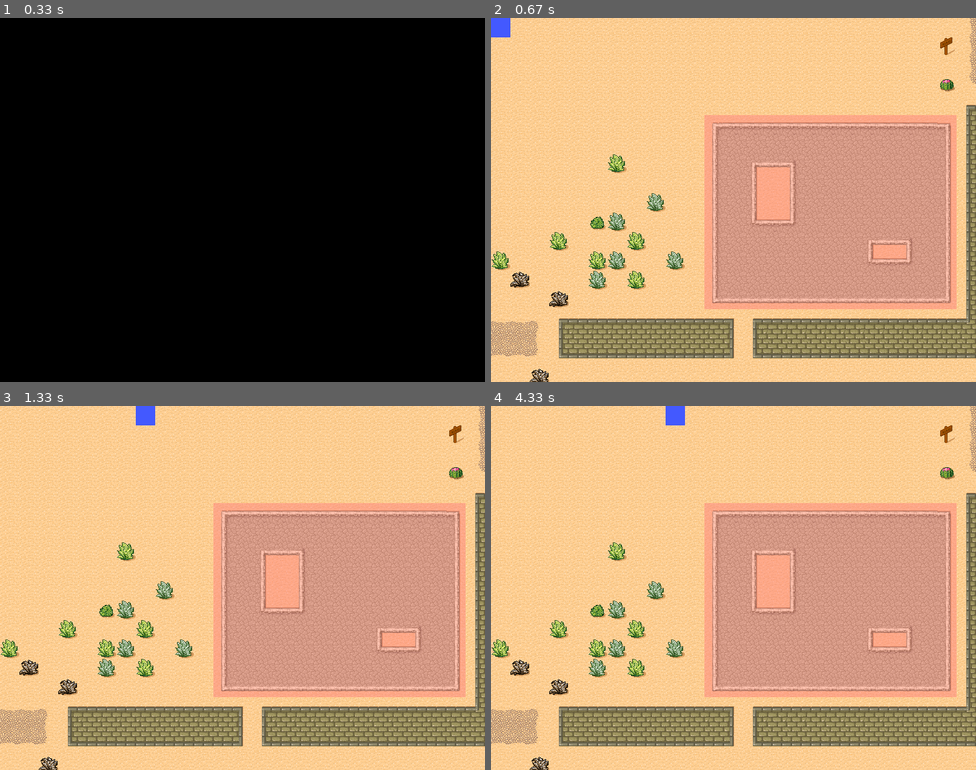
Above: before the commit, frames 1-4 (two rows, left to right).
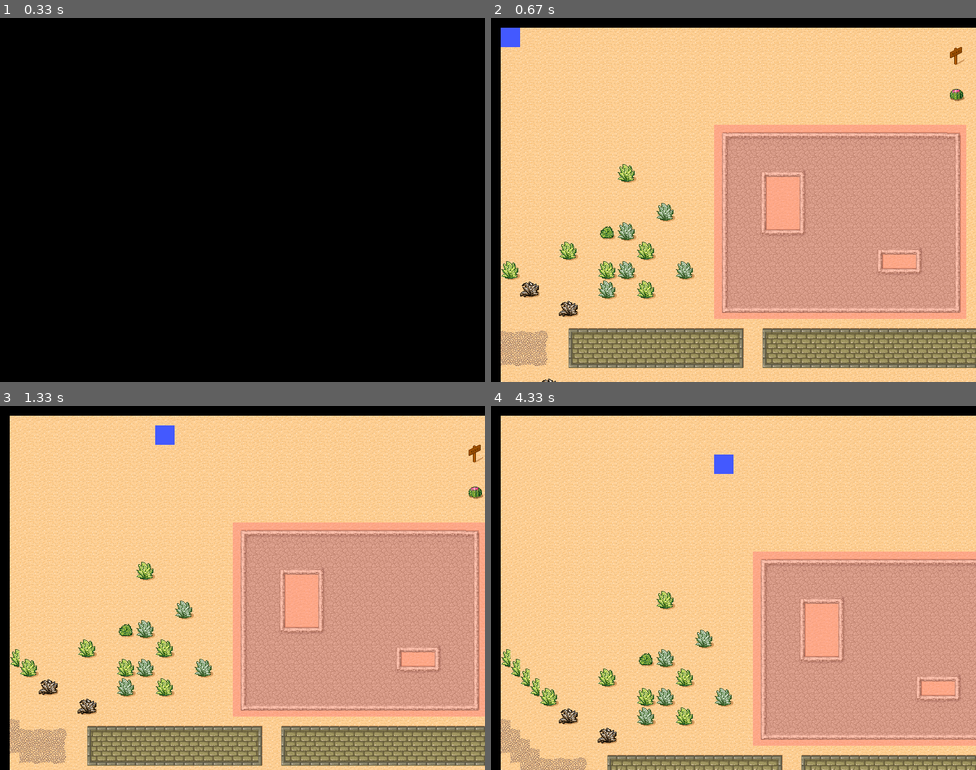
Above: after the commit, the same moments.

Repository: rongcuid/Pygame-RPG-Engine
Game: pygame game, started from Game.py
Same seed, same stepped clock (60 frames per second), same inputs: the game is played once before the commit and once after it.
Inputs:
- Up to frame 1 (0.33 s): no input
- Up to frame 2 (0.67 s): tap Enter at 0.33 s
- Up to frame 3 (1.33 s): hold Right 0.67-1.13 s
- Up to frame 4 (4.33 s): hold Right 1.5-1.97 s; hold Left 2-2.53 s; hold Down 2.57-2.87 s; hold Left 2.9-3.3 s; hold Up 3.33-3.7 s; hold Right from 3.73 s (still down)

Frame 1 is identical in both runs. In frame 2, 35% of the frame differs, in the area x 0-100%, y 0-100%; in frame 3, 34%; in frame 4, 46%.

Commit message:
Started camera movement. Needs heavy optimization

Diff:
--- a/Charactor.py
+++ b/Charactor.py
@@ -105,7 +105,9 @@
         if isinstance(event, Events.GameStartedEvent):
             gameMap = event.game.map
             #self.Place(gameMap.sectors[gameMap.startSectorIndex])
+            # Temporary Test Code
             self.Place(gameMap.sectors[0][0])
+            #-------------------
         elif isinstance(event, Events.CharactorMoveRequest):
             self.Move(event.direction)
         elif isinstance(event, Events.LogicTickEvent):
--- a/Game.py
+++ b/Game.py
@@ -74,6 +74,9 @@
     # --------------------------
 
     game = Game(evManager)
+    # Temp Test Code
+    #pygameView.SetTrack(game.charactors[0])
+    # -------------
     spinner.Run()
 
 
--- a/Map.py
+++ b/Map.py
@@ -89,7 +89,7 @@
         '''
         data = tileMapData['data']
         columns = tileMapData['width']
-        alpha = int(tileMapData['opacity'] * 255)
+        alpha = int(tileMapData['opacity'] * 256)
         rows = int(len(data) / columns)
         assert rows * columns == len(data)  # Make sure number is correct
         tileMap = []
--- a/Views.py
+++ b/Views.py
@@ -24,14 +24,22 @@
     STATE_MAP_BUILDING = 0
     STATE_IDLE = 1
 
+    CAMERA_TRACK_DISABLED = 0
+    CAMERA_TRACK_ENABLED = 1
+
     def __init__(self, evManager):
         self.evManager = evManager
         self.evManager.RegisterListener(self)
-
-        self.state = self.STATE_IDLE
-
+        # Initialize variables/flags
+        self.state = PygameView.STATE_IDLE
+        self.camera_state = PygameView.CAMERA_TRACK_DISABLED
         self.frames = 0
-
+        self.xoffset = 0
+        self.yoffset = 0
+        self.trackto = None
+        self.gameMaps = []
+        self.map_img = None
+        # -----------------
         pygame.init()
 
         pygame.key.set_repeat(GameConstants.KEY_REPEAT_DELAY,
@@ -51,17 +59,19 @@
 
     #-------------------------------
 
-    def ShowMap(self, gameMap, xoffset=0, yoffset=0):
+    def ShowMap(self, gameMap):
         # TODO: Offsets, or Camera
-        self.state = self.STATE_MAP_BUILDING
+        self.state = PygameView.STATE_MAP_BUILDING
         mapLayers = gameMap.GetLayers()
-        # Draw objects
-        map_img = self.DrawTile(mapLayers)
+        # Test code
+        if not self.map_img:
+            # Draw objects
+            self.map_img = self.DrawTile(mapLayers)
         overlay = pygame.sprite.Sprite(self.backSprite)
-        overlay.image = map_img
-        overlay.rect = map_img.get_rect()
+        overlay.image = self.map_img
+        overlay.rect = self.map_img.get_rect().center = self.xoffset, self.yoffset
 
-        self.state = self.STATE_IDLE
+        self.state = PygameView.STATE_IDLE
 
     #-----------------------------
     def ShowCharactor(self, charactor):
@@ -70,8 +80,15 @@
         sector = charactor.sector
         sprite = charactor.sprite
         # Note: No Camera yet
-        sprite.moveTo = (sector.x * GameConstants.TILESIZE,
-                sector.y * GameConstants.TILESIZE)
+        if self.camera_state == PygameView.CAMERA_TRACK_DISABLED:
+            sprite.moveTo = (sector.x * GameConstants.TILESIZE + self.xoffset,
+                    sector.y * GameConstants.TILESIZE + self.yoffset)
+        elif self.camera_state == PygameView.CAMERA_TRACK_ENABLED and \
+                self.trackto == charactor:
+                    sprite.moveTo = (GameConstants.WINDOWSIZE[0] / 2 - GameConstants.TILESIZE / 2,
+                            GameConstants.WINDOWSIZE[1] / 2 + GameConstants.TILESIZE / 2)
+                    self.UpdateCameraOffset(GameConstants.WINDOWSIZE[0] / 2 - sector.x * GameConstants.TILESIZE,
+                            GameConstants.WINDOWSIZE[1] / 2 + sector.y * GameConstants.TILESIZE)
 
         overlay = pygame.sprite.Sprite(self.frontSprite)
         overlay.image = sprite.image
@@ -99,13 +116,29 @@
 
 
     #------------------------------
+    def UpdateCameraOffset(self, xoffset = None, yoffset = None):
+        if xoffset:
+            self.xoffset = xoffset
+        if yoffset:
+            self.yoffset = yoffset
+
+    def SetTrack(self, charactor):
+        self.trackto = charactor
+        self.camera_state = PygameView.CAMERA_TRACK_ENABLED
+
+    def DisableTrack(self):
+        self.trackto = None
+        self.camera_state = PygameView.CAMERA_TRACK_DISABLED
+
     def Notify(self, event):
         if isinstance(event, Events.LogicTickEvent):
             self.frames += 1
             if self.state == self.STATE_IDLE:
+                for charactor in event.game.charactors:
+                    self.ShowCharactor(charactor)
+                self.ShowMap(self.gameMaps[0])
                 self.backSprite.clear(self.window,self.background)
                 self.frontSprite.clear(self.window,self.background)
-
                 self.backSprite.update()
                 self.frontSprite.update()
 
@@ -113,13 +146,12 @@
                 dirtyRect2 = self.frontSprite.draw(self.window)
                 dirtyRects = dirtyRect1 + dirtyRect2
                 pygame.display.update(dirtyRects)
-        #elif isinstance(event, Events.LogicTickEvent):
-            for charactor in event.game.charactors:
-                self.ShowCharactor(charactor)
         elif isinstance(event, Events.SecondEvent):
             if GameConstants.SHOW_FPS:
                 Debug("PygameView: FPS = ", self.frames)
             self.frames = 0
+            # Test Code
+            self.UpdateCameraOffset(self.xoffset + 16, self.yoffset + 16)
+            #-----------
         elif isinstance(event, Events.MapBuiltEvent):
-            gameMap = event.map
-            self.ShowMap(gameMap)
+            self.gameMaps.append(event.map)
